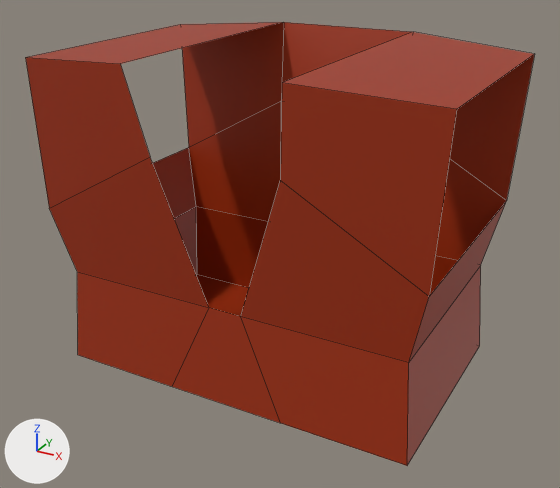
The OBJ model scenes/equipment/armor/leather_armor/leather_armor.obj: old version first, new version second.
Before and after are seen from a 50 mm camera at (0.176, -0.322, 0.203) aimed at (0.002, -0.007, 0.045). The axes (+X, +Y, +Z) are drawn at lower left. The lights are the same throughout. The older version comes first. Mesh edges are drawn as thin lines. Where no turn or scale is listed for an object, it has been applied to the vertices.

Names of what the first picture shows: 'armor_leather'.
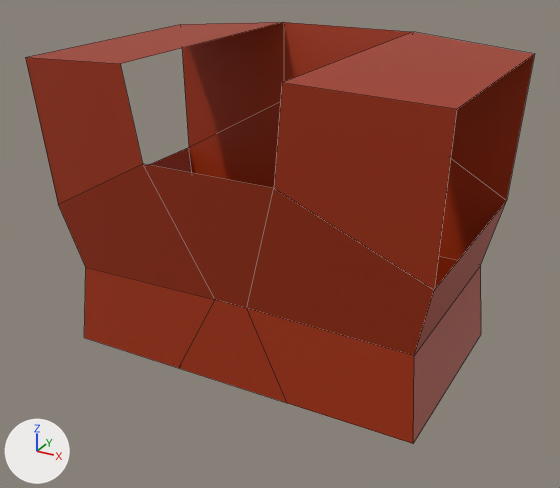
Patch to the scene script:
```diff
--- a/scenes/equipment/armor/leather_armor/leather_armor.obj.py
+++ b/scenes/equipment/armor/leather_armor/leather_armor.obj.py
@@ me_armor_leather @@
 # used by ob_armor_leather; location = (0.0, 0.0, 0.0)
-me_armor_leather.from_pydata(...)  # 32 vertices, 25 faces; spans x -0.102..0.102, y -0.07..0.071, z -0.021..0.142
+me_armor_leather.from_pydata(...)  # 32 vertices, 26 faces; spans x -0.102..0.102, y -0.07..0.071, z -0.013..0.142
+# me_armor_leather part 1
+# 4 vertices in x -0.094..0.094, y -0.059, z -0.021 move by (0.0, 0.006, 0.008)
+# 4 vertices in x -0.094..0.094, y 0.055, z -0.021 move by (0.0, 0.0, 0.008)
+# 4 vertices in x -0.098..0.098, y -0.062..-0.056, z 0.029..0.065 move by (0.0, 0.006, 0.0)
+# 6 vertices move from x -0.033..0.033, y -0.062..0.058, z 0.029..0.101 to x -0.033..0.033, y -0.067..0.061, z 0.031..0.101
+# 1 new face joins them
 me_armor_leather.materials.append(mat_material_019)
```

Boxes [x1, y1, x2, y2] around the edits, measured in the pictures (560 x 488 px):
'armor_leather', reshaped: before [25, 22, 535, 466]; after [25, 22, 535, 444]
